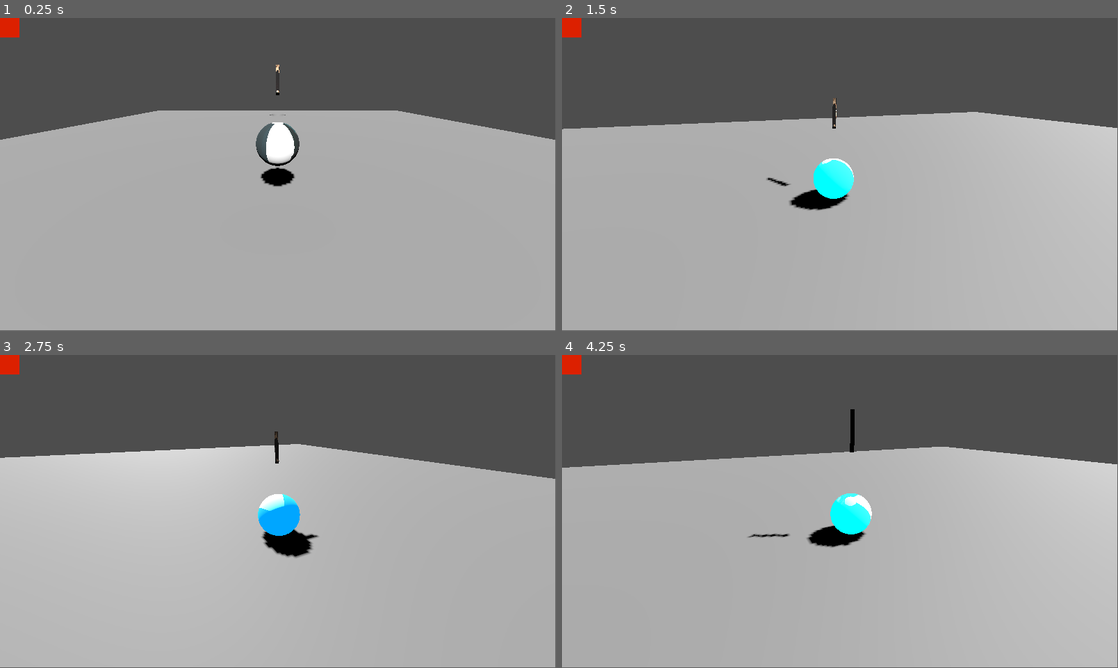
Above: before the commit, frames 1-4 (two rows, left to right).
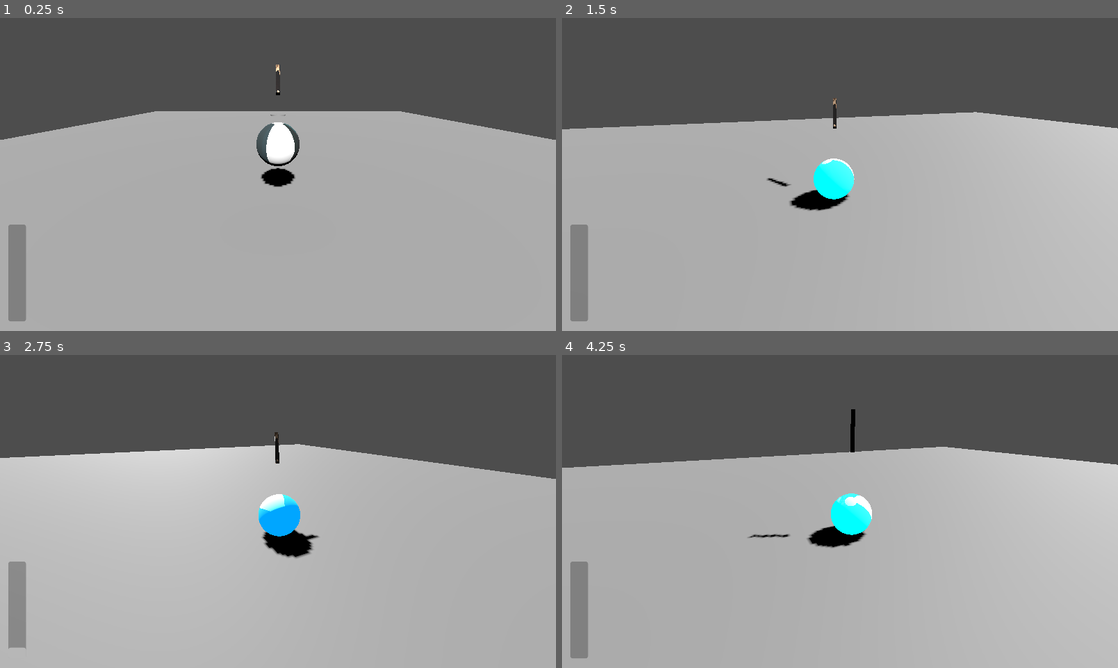
Above: after the commit, the same moments.

Repository: Eryans/Godot-Golf-Game
Game: Godot game, scene res://scenes/main.tscn
Same seed, same stepped clock (60 frames per second), same inputs: the game is played once before the commit and once after it.
Inputs:
- Up to frame 1 (0.25 s): no input
- Up to frame 2 (1.5 s): tap Enter (ui_accept) at 0.5, 1.35 s; hold Right (ui_right) 0.53-1.28 s; hold Enter (ui_accept) 0.53-1.28 s; hold Shift (slow_down) from 1.28 s (still down)
- Up to frame 3 (2.75 s): tap Enter (ui_accept) at 1.52, 1.82 s; release Shift (slow_down) at 2.03 s; hold Right (ui_right) from 2.03 s (still down); hold Enter (ui_accept) from 2.03 s (still down)
- Up to frame 4 (4.25 s): release Right (ui_right) at 2.78 s; release Enter (ui_accept) at 2.78 s; hold Up (ui_up) 2.78-3.53 s; tap Enter (ui_accept) at 2.85, 3.02, 3.32 s; hold Left (ui_left) from 3.53 s (still down); hold Enter (ui_accept) from 3.53 s (still down)
In our replay, the window is 799x449 before the commit and 800x450 after it. These sizes can differ from the game's own. Grey fills any space a smaller window leaves; there, only what the larger window draws over its background counts as a difference.

The runs differ from the first frame. In frame 1, 1.5% of the frame differs, in the area x 0-100%, y 0-97%; in frame 2, 1.7%; in frame 3, 1.3%; in frame 4, 1.7%, in the area x 0-100%, y 0-100%.

Commit message:
feat(prototype): :sparkles: added progress bar to see current force, added a singleton for global data

Diff:
--- a/project.godot
+++ b/project.godot
@@ -15,6 +15,15 @@
 config/features=PackedStringArray("4.2", "Forward Plus")
 config/icon="res://icon.svg"
 
+[autoload]
+
+GameData="*res://scripts/gameData.gd"
+
+[display]
+
+window/size/viewport_width=1280
+window/size/viewport_height=720
+
 [input]
 
 slow_down={
@@ -22,3 +31,7 @@
 "events": [Object(InputEventKey,"resource_local_to_scene":false,"resource_name":"","device":-1,"window_id":0,"alt_press …(182 unchanged characters)…
 ]
 }
+
+[rendering]
+
+textures/canvas_textures/default_texture_filter=0
--- a/scenes/main.tscn
+++ b/scenes/main.tscn
@@ -1,5 +1,6 @@
-[gd_scene load_steps=7 format=3 uid="uid://cf5l6sxpfcxt"]
+[gd_scene load_steps=8 format=3 uid="uid://cf5l6sxpfcxt"]
 
+[ext_resource type="Script" path="res://scripts/UI.gd" id="1_4eg21"]
 [ext_resource type="Texture2D" uid="uid://cyo6yoav5x1pr" path="res://Fred détouré.png" id="2_4bcfm"]
 [ext_resource type="Script" path="res://scripts/BallDirection.gd" id="2_6riip"]
 [ext_resource type="PackedScene" uid="uid://c6u66bke3srh7" path="res://scenes/player.tscn" id="2_7tjlq"]
@@ -19,12 +20,17 @@
 anchors_preset = 0
 offset_right = 40.0
 offset_bottom = 40.0
+script = ExtResource("1_4eg21")
 
-[node name="PowerUi" type="ColorRect" parent="Control"]
-layout_mode = 0
-offset_right = 40.0
-offset_bottom = 40.0
-color = Color(0.862745, 0.12549, 0, 1)
+[node name="CanvasLayer" type="CanvasLayer" parent="Control"]
+
+[node name="ProgressBar" type="ProgressBar" parent="Control/CanvasLayer"]
+offset_left = 19.0
+offset_top = 475.0
+offset_right = 60.0
+offset_bottom = 698.0
+fill_mode = 3
+show_percentage = false
 
 [node name="CSGCombiner3D" type="CSGCombiner3D" parent="."]
 use_collision = true
@@ -40,8 +46,8 @@
 
 [node name="Player" parent="." node_paths=PackedStringArray("camera_support") instance=ExtResource("2_7tjlq")]
 transform = Transform3D(1, 0, 0, 0, 1, 0, 0, 0, 1, 0, 1.64288, 0)
-max_force = 10.0
 accumulation_speed = 5.0
+max_accumulation_speed = 8.0
 slow_down_force = 0.5
 cooldown = 2.0
 camera_support = NodePath("../CameraSupport")
@@ -63,3 +69,6 @@
 
 [node name="CameraSupport" parent="." node_paths=PackedStringArray("target") instance=ExtResource("4_p6wwd")]
 target = NodePath("../Player")
+
+[connection signal="accumulation_force_changed" from="Player" to="Control" method="_on_player_accumulation_force_changed"]
+[connection signal="accumulation_force_dropped" from="Player" to="Control" method="_on_player_accumulation_force_dropped"]
--- /dev/null
+++ b/scripts/UI.gd
@@ -0,0 +1,21 @@
+extends Control
+
+@onready var power_ui_indicator: ProgressBar = $CanvasLayer/ProgressBar
+@onready var player_data = GameData.player_data
+
+var drop: bool = false
+
+
+func _on_player_accumulation_force_changed(amount: float):
+	power_ui_indicator.value = amount
+	drop = false
+
+
+func _process(delta: float):
+	power_ui_indicator.max_value = player_data.max_force
+	if drop:
+		power_ui_indicator.value -= delta * 5 if power_ui_indicator.value > 0.0 else 0.0
+
+
+func _on_player_accumulation_force_dropped():
+	drop = true
--- /dev/null
+++ b/scripts/gameData.gd
@@ -0,0 +1,12 @@
+extends Node
+
+
+class PlayerData:
+	var max_force: float = 5.0
+
+
+var player_data: PlayerData
+
+
+func _init():
+	player_data = PlayerData.new()
--- a/scripts/player.gd
+++ b/scripts/player.gd
@@ -4,9 +4,10 @@
 @onready var mesh: MeshInstance3D = $MeshInstance3D
 @onready var ball_vertical_dir: float = 5.0
 @onready var ball_horizontal_dir: float = -5.0
+@onready var player_data = GameData.player_data
 
-@export var max_force: float = 5.0
 @export var accumulation_speed: float = 2.0
+@export var max_accumulation_speed: float = 10.0
 @export var slow_down_force: float = 2.0
 @export var cooldown: float = 1.5
 @export var camera_support: CameraSupport
@@ -20,8 +21,12 @@
 var direction: Vector3
 var accumulation_force: float = 0
 
+signal accumulation_force_changed
+signal accumulation_force_dropped
+
 
 func _ready():
+	player_data.max_force = max_accumulation_speed
 	if mesh.get_surface_override_material(0) is StandardMaterial3D:
 		material = mesh.get_surface_override_material(0) as StandardMaterial3D
 	else:
@@ -61,10 +66,12 @@
 
 	if can_shoot:
 		if Input.is_action_pressed("ui_accept"):
-			accumulation_force = clamp(
-				accumulation_force + delta * accumulation_speed, 0, max_force
-			)
+			accumulation_force += accumulation_speed * delta
+			if accumulation_force >= player_data.max_force:
+				accumulation_force = player_data.max_force
+			accumulation_force_changed.emit(accumulation_force)
 		if Input.is_action_just_released("ui_accept"):
+			accumulation_force_dropped.emit()
 			var impulse_strength: float = accumulation_force
 			apply_central_impulse(direction * impulse_strength)
 			can_shoot = false
@@ -74,6 +81,5 @@
 		apply_central_impulse(-linear_velocity * (slow_down_force * delta))
 
 
-
 func on_timer_timeout() -> void:
 	can_shoot = true
